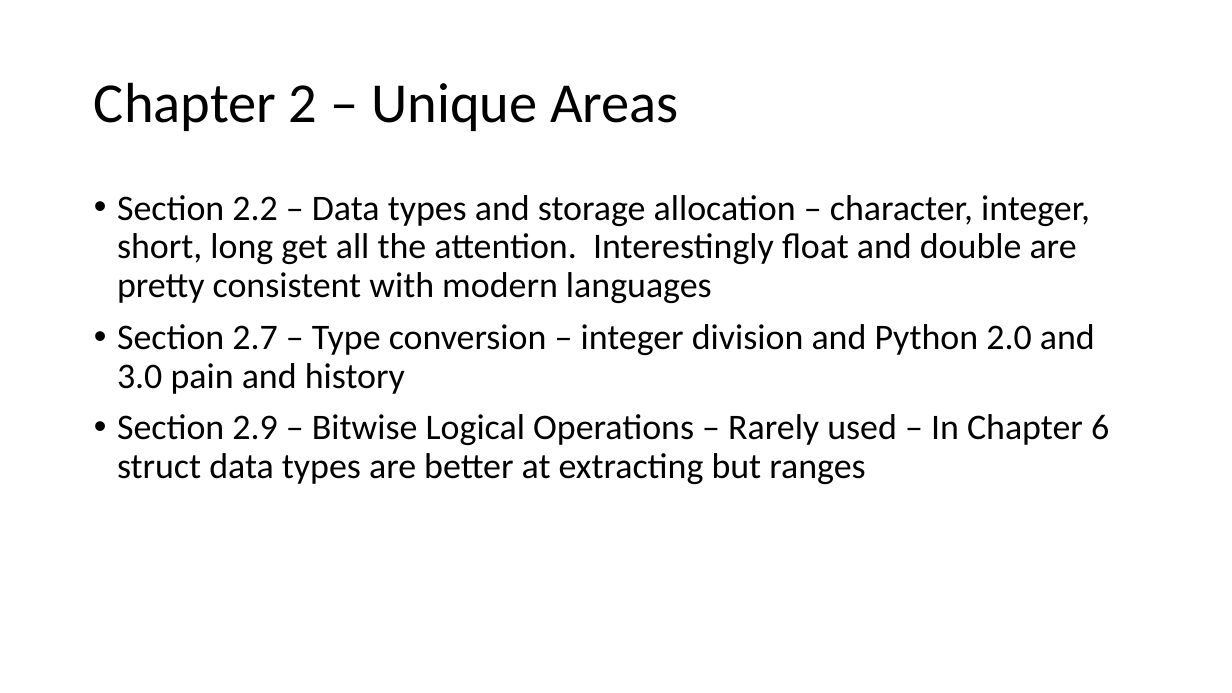
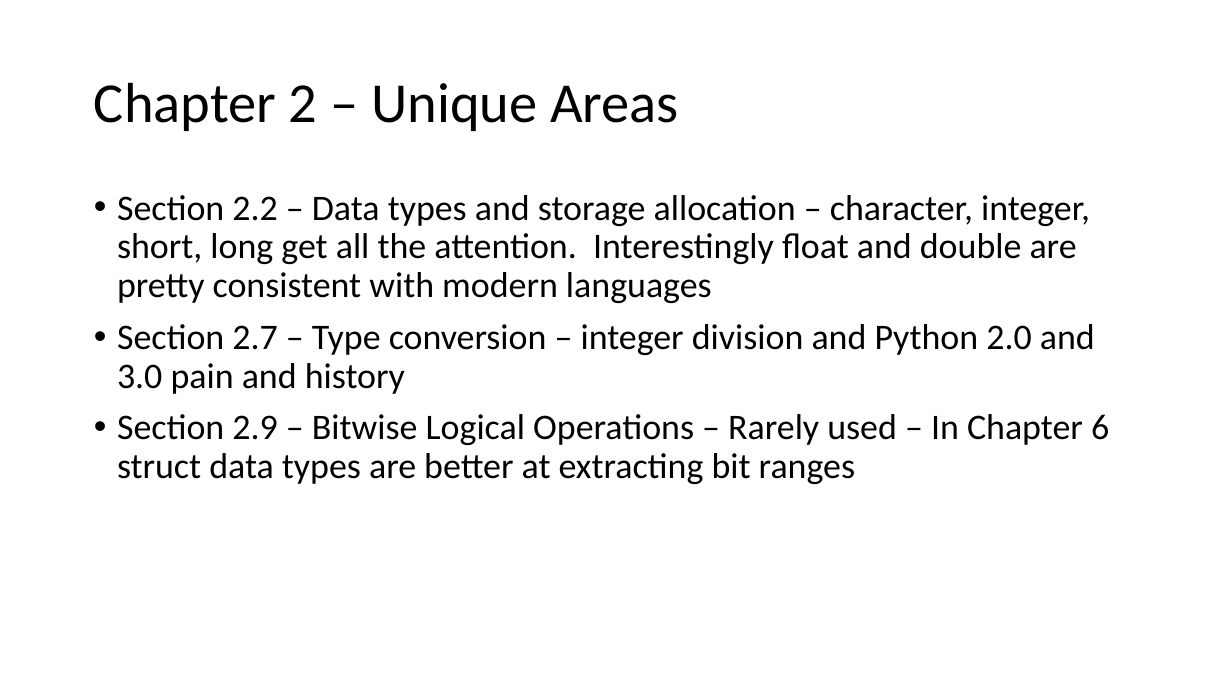
Before and after one commit to csev/cc4e, a slide deck: slide 2 of lectures/KR-2.pptx. Drawn at 1232x693 pixels with LibreOffice and Linux fonts; fonts in the diff are those of the drawing. Boxes give left, top, right and bottom in pixels: in the first picture for what was removed or moved away, otherwise in the second. Text is boxed around its words. In the diff, an @@ line names an element or a change of style, - is before the commit and + after.

Commit message:
Typo

```diff
--- a/lectures/KR-2.pptx
+++ b/lectures/KR-2.pptx
@@ text at [117,414,1109,484]: text changed @@
-• Section 2.9 – Bitwise Logical Operations – Rarely used – In Chapter 6 struct data types are better at extracting but ranges
+• Section 2.9 – Bitwise Logical Operations – Rarely used – In Chapter 6 struct data types are better at extracting bit ranges
```
